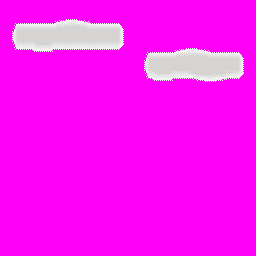
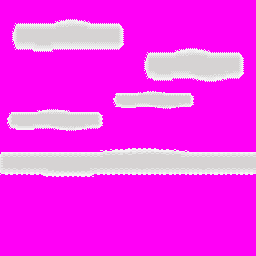
Layer changes from the first 256 × 256 image to the second:
added layer "Layer 13" above "Layer 12" over [113, 91, 194, 109]
added layer "Layer 12" above "Layer 11" over [7, 109, 103, 131]
added layer "Layer 15" above "Layer 8" over [0, 148, 256, 177]
